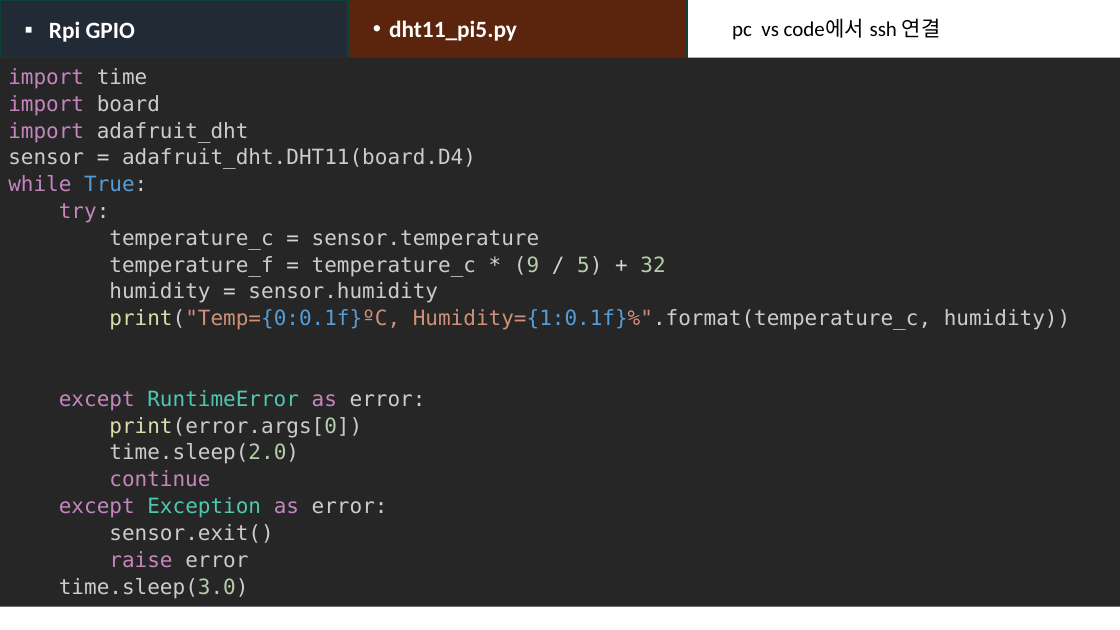
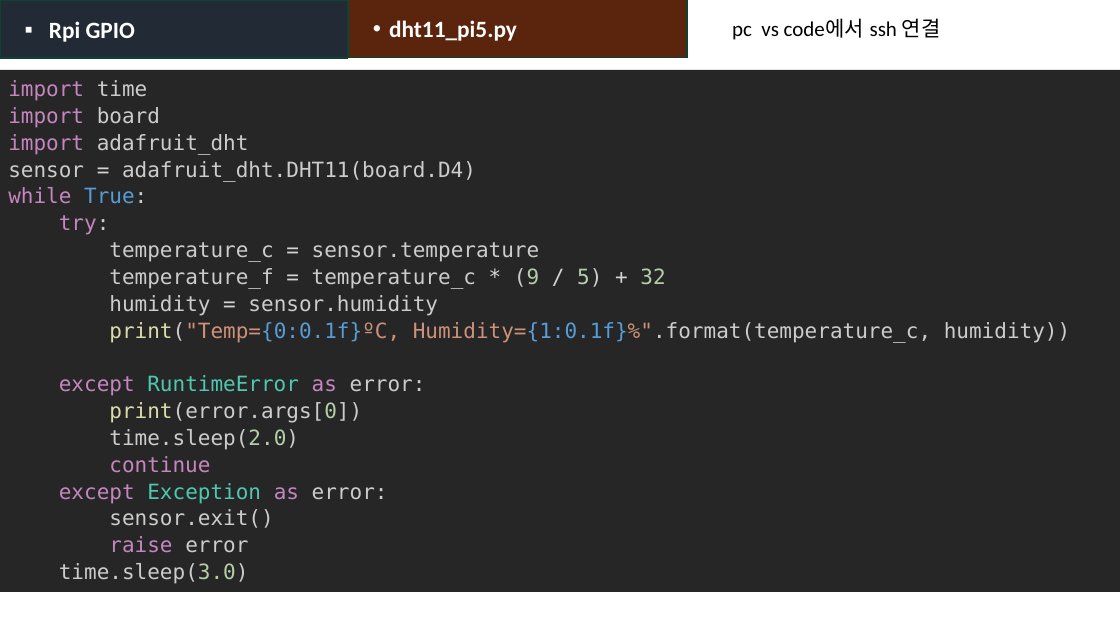
Before and after one commit to heartcom/Linux-Program, a slide deck: slide 8 of 2_Rpi_GPIO_DHT11_PyQt.pptx. Drawn at 1120x630 pixels with LibreOffice and Linux fonts; fonts in the diff are those of the drawing. Boxes give left, top, right and bottom in pixels: in the first picture for what was removed or moved away, otherwise in the second. Text is boxed around its words. In the diff, an @@ line names an element or a change of style, - is before the commit and + after.

```diff
--- a/2_Rpi_GPIO_DHT11_PyQt.pptx
+++ b/2_Rpi_GPIO_DHT11_PyQt.pptx
@@ rectangle "import time": place and size @@
-rectangle "import time" at box(0, 58, 1120, 607)
+rectangle "import time" at box(0, 70, 1120, 592)
```
Also in this commit, not shown: 11 other slides changed, 29 slides added, 1 other file.
